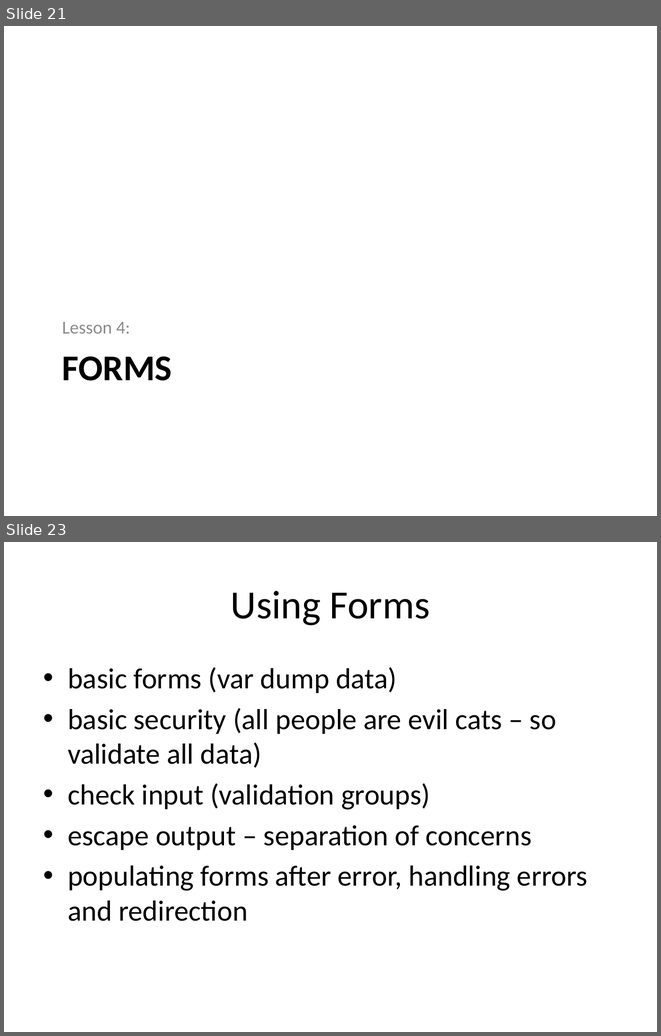
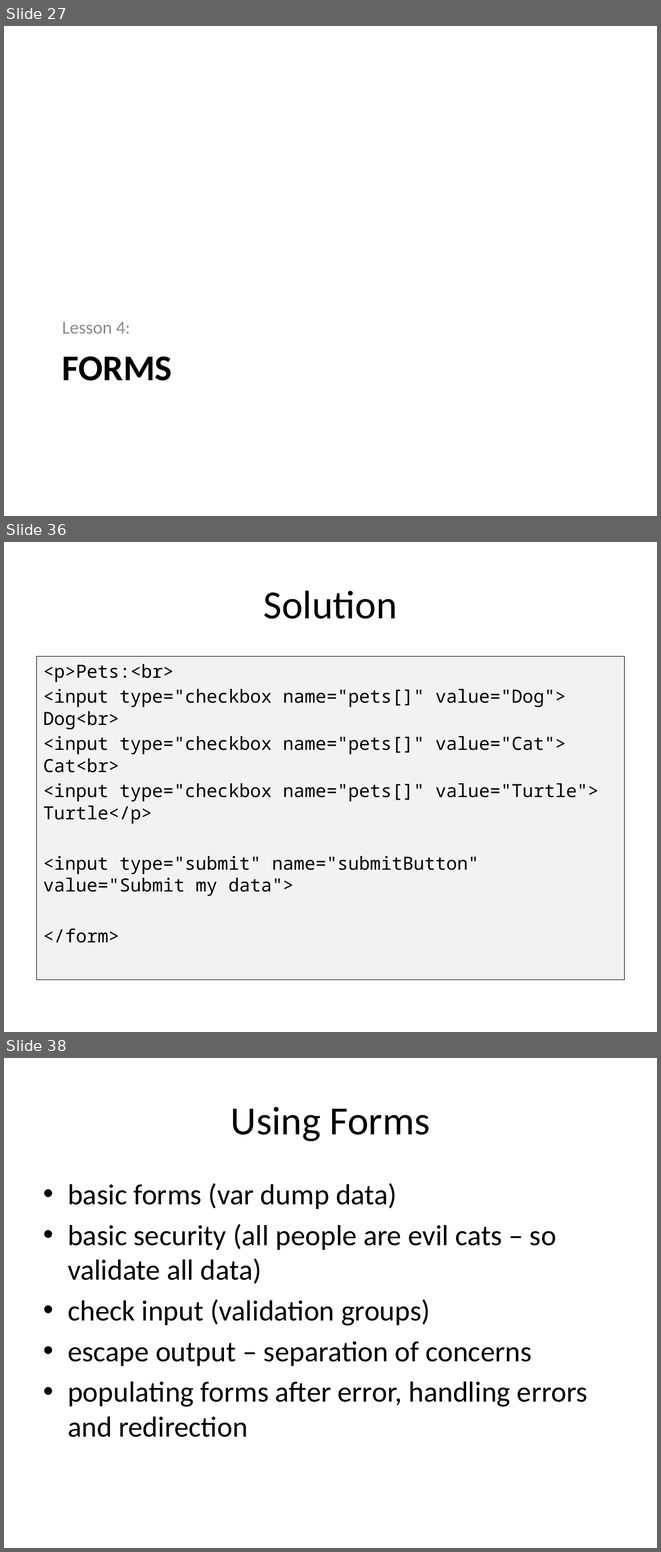
Before and after one commit to PHPEmbark/curriculum, a slide deck: course/2 - The Internet/The Internet.pptx. Shown one above the other, each under a label of ours: slides 21 and 23 before the commit, slides 27, 36 and 38 after it; the slides between them are not shown. The pictures are 661x1036 and 661x1552 pixels, drawn with LibreOffice and Linux fonts; fonts in the diff are those of the drawing. Boxes give left, top, right and bottom in pixels: in the first picture for what was removed or moved away, otherwise in the second. Text is boxed around its words. In the diff, an @@ line names an element or a change of style, - is before the commit and + after.

```diff
--- a/course/2 - The Internet/The Internet.pptx
+++ b/course/2 - The Internet/The Internet.pptx
@@ slide 36 added at (x1=4, y1=542, x2=657, y2=1032), background #FFFFFF @@
@@ title added at (x1=264, y1=590, x2=397, y2=619), 44 pt, text #000000 @@
+Solution
@@ text added at (x1=37, y1=656, x2=624, y2=979), fill #F2F2F2, outline #000000 0.75 pt, 20 pt, text #000000 @@
+<p>Pets:<br>
+<input type="checkbox name="pets[]" value="Dog"> Dog<br>
+<input type="checkbox name="pets[]" value="Cat"> Cat<br>
+<input type="checkbox name="pets[]" value="Turtle"> Turtle</p>
+<input type="submit" name="submitButton" value="Submit my data">
+</form>
@@ what was slide 21 is now slide 27 @@
@@ what was slide 23 is now slide 38 @@
```
Also in this commit, not shown: 4 slides changed, 14 other slides added.
